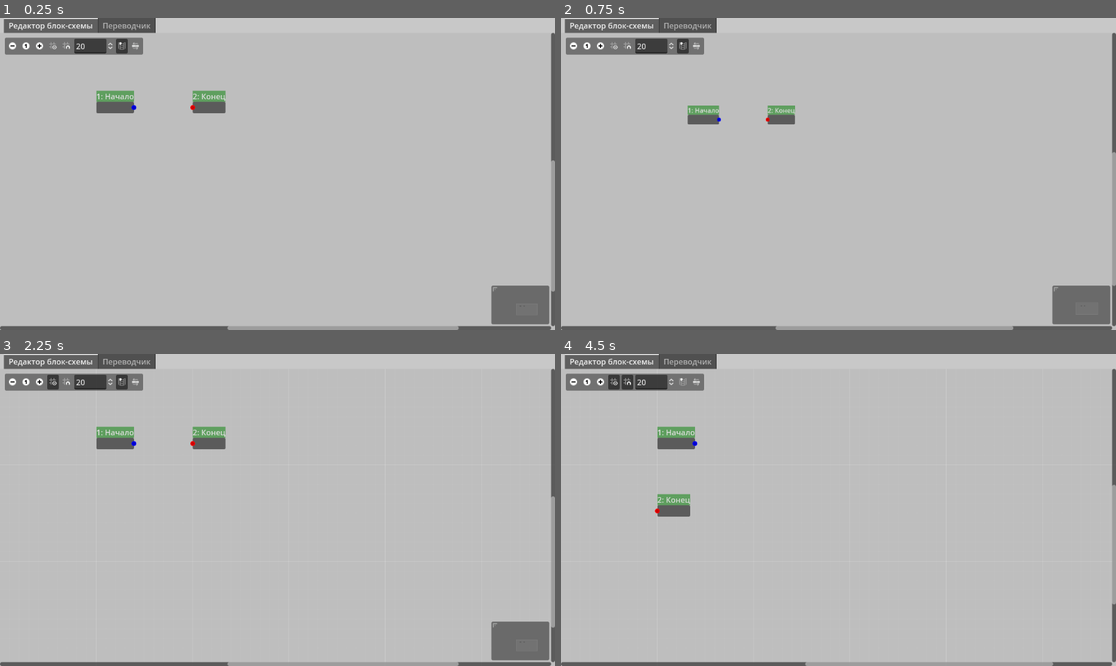
Above: before the commit, frames 1-4 (two rows, left to right).
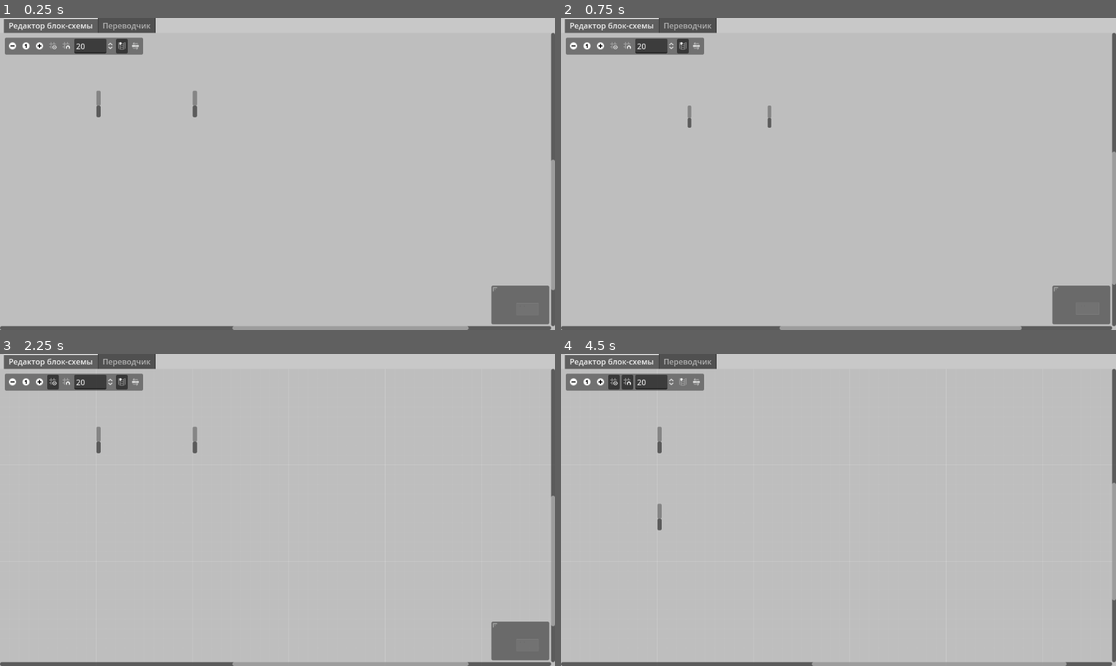
Above: after the commit, the same moments.

Repository: NemoNology/Programing-languages-theory
Game: Godot game, scene res://Data/Scenes/main.tscn
Same seed, same stepped clock (60 frames per second), same inputs: the game is played once before the commit and once after it.
Inputs (mouse positions are in pixels of both pictures, inside the frame that each line leads up to):
- Up to frame 1 (0.25 s): no input
- Up to frame 2 (0.75 s): click (572, 46) at 0.5 s
- Up to frame 3 (2.25 s): click (38, 382) at 1.25 s; click (55, 382) at 2 s
- Up to frame 4 (4.5 s): click (627, 382) at 2.75 s; click (683, 382) at 3.5 s; click (694, 382) at 4.25 s

The runs differ from the first frame. In frame 1, 0.9% of the frame differs, in the area x 17-100%, y 23-100%; in frame 2, 0.6%; in frame 3, 0.9%; in frame 4, 1.0%, in the area x 16-100%, y 23-100%.
Error after the commit: Invalid access to property or key 'placeholderText' on a base object of type 'Node (FlowchartBlockType)'. (res://Data/Scripts/Flowchart)

Commit message:
Flowchart block type class:
Removed:
- Extra placeholder text property

Diff:
--- a/Lab-s/Translator/Godot-project/Data/Scripts/Flowchart editor/Addictions/Templates/blocks_types.gd
+++ b/Lab-s/Translator/Godot-project/Data/Scripts/Flowchart editor/Addictions/Templates/blocks_types.gd
@@ -16,8 +16,8 @@
 	Begin = (
 		FlowchartBlockType
 		. new(
+			"Начало",
 			FlowchartBlocksShapes.BeginEnd,
-			"Начало",
 			"Блок, характерезующий начало алгоритма.",
 			[FlowchartBlockSlot.new(false, true)],
 			true,
@@ -26,8 +26,8 @@
 	End = (
 		FlowchartBlockType
 		. new(
+			"Конец",
 			FlowchartBlocksShapes.BeginEnd,
-			"Конец",
 			"Блок, характерезующий конец алгоритма.",
 			[FlowchartBlockSlot.new(true, false)],
 			true,
@@ -36,8 +36,8 @@
 	HandInput = (
 		FlowchartBlockType
 		. new(
+			"Ввод",
 			FlowchartBlocksShapes.HandInput,
-			"Ввод ..",
 			(
 				"Блок консольного ввода: значение выражения\n"
 				+ "указанного внутри блока, будет считано из консольного ввода."
@@ -47,8 +47,8 @@
 	Output = (
 		FlowchartBlockType
 		. new(
+			"Вывод",
 			FlowchartBlocksShapes.Output,
-			"Вывод ..",
 			(
 				"Блок консольного вывода: выражение,"
 				+ "указанное внутри блока, будет выведено в консоль."
@@ -58,8 +58,8 @@
 	ConditionIf = (
 		FlowchartBlockType
 		. new(
+			"Условный оператор",
 			FlowchartBlocksShapes.ConditionStart,
-			"Если ..",
 			(
 				"Блок условного оператора:\n"
 				+ "Верхний выход блока - тело \'тогда\' - многоблочное\n"
@@ -79,8 +79,8 @@
 	ConditionWhile = (
 		FlowchartBlockType
 		. new(
+			"Цикл",
 			FlowchartBlocksShapes.ConditionStart,
-			"Пока ..",
 			(
 				"Блок цикла.\n"
 				+ "Уточнения:\n"
@@ -92,8 +92,8 @@
 	ConditionEnd = (
 		FlowchartBlockType
 		. new(
+			"Конец блока\nусловия",
 			FlowchartBlocksShapes.ConditionEnd,
-			"Конец условия",
 			(
 				"Блок окончания условия: этим блоком должно\n"
 				+ "оканчиваться каждое тела блока условия.\n"
@@ -109,8 +109,8 @@
 	Process = (
 		FlowchartBlockType
 		. new(
+			"Процесс",
 			FlowchartBlocksShapes.Process,
-			"Код..",
 			(
 				"Блок процесса: содержимое блока -\n"
 				+ "функция обработки данных любого вида\n"
--- a/Lab-s/Translator/Godot-project/Data/Scripts/Flowchart editor/Addictions/block_type.gd
+++ b/Lab-s/Translator/Godot-project/Data/Scripts/Flowchart editor/Addictions/block_type.gd
@@ -7,22 +7,22 @@
 # 5) Slots: Array[FlowchartBlockSlot]
 class_name FlowchartBlockType
 
+var type_name: String
 var shape: FlowchartBlockShape
-var placeholderText: String
 var tooltipText: String
 var flat: bool
 var slots: Array[FlowchartBlockSlot]
 
 
 func _init(
+	block_type_name: String,
 	block_shape: FlowchartBlockShape,
-	block_placeholderText: String,
 	block_tooltip_text: String,
 	block_slots: Array[FlowchartBlockSlot] = [FlowchartBlockSlot.DefautSlot],
 	is_flat: bool = false,
 ):
+	type_name = block_type_name
 	shape = block_shape
-	placeholderText = block_placeholderText
 	slots = block_slots
 	tooltipText = block_tooltip_text
 	flat = is_flat
